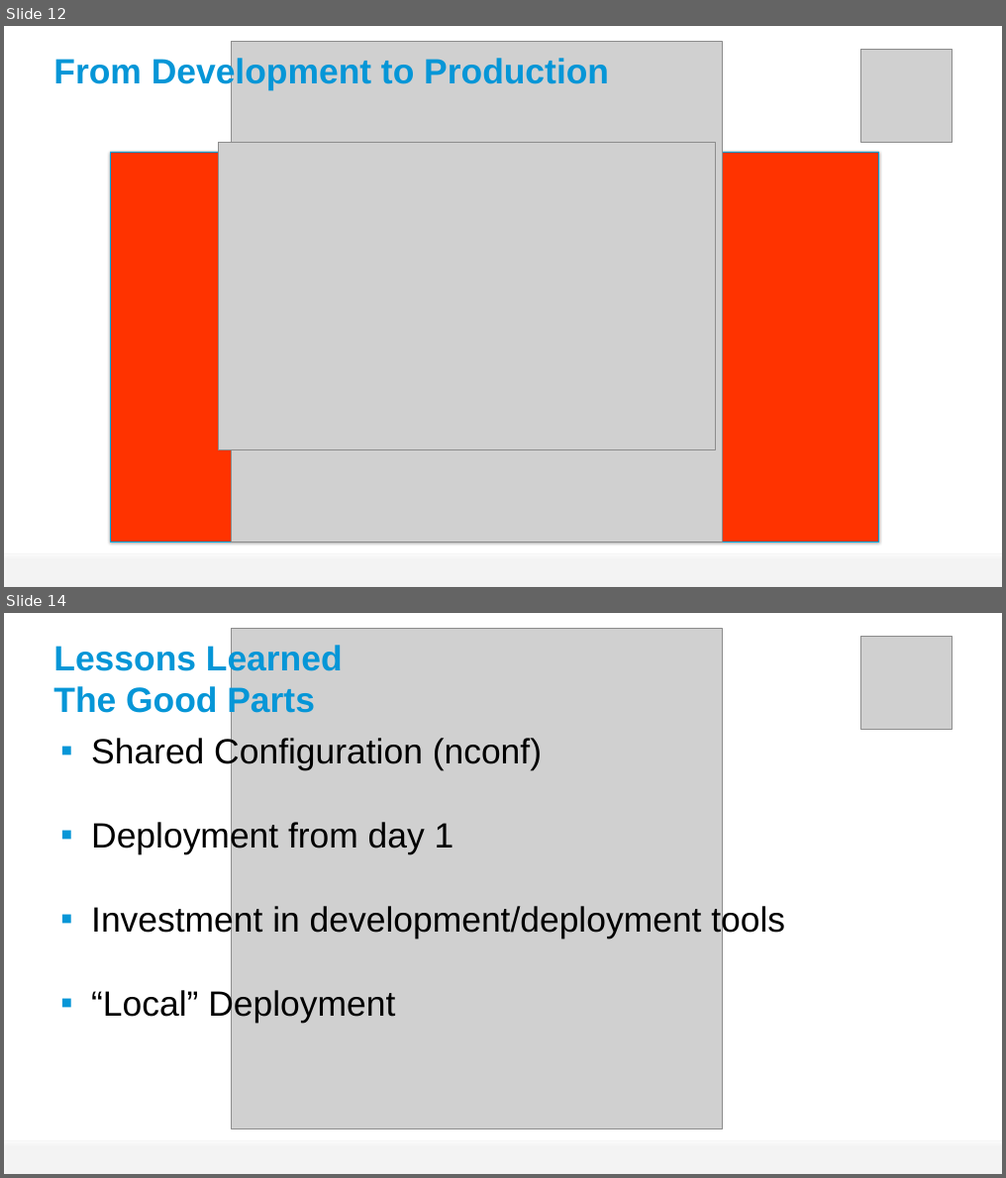
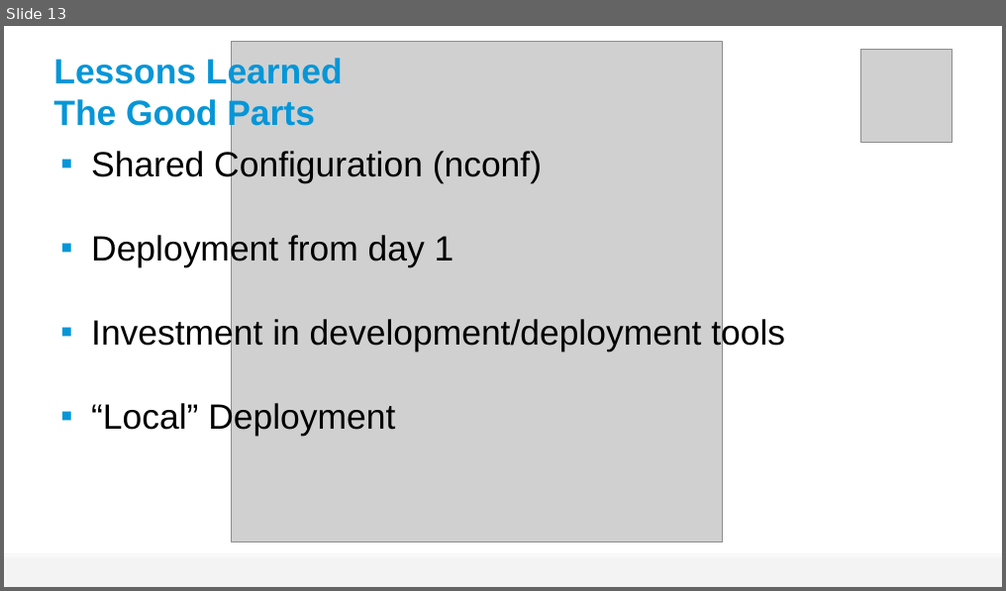
Before and after one commit to guillaume-brossard/tech-summit, a slide deck: 2014/supersize-nodejs/supersize-nodejs-gb.pptx. Shown one above the other, each under a label of ours: slides 12 and 14 before the commit, slide 13 after it; the slides between them are not shown. The pictures are 1006x1178 and 1006x591 pixels, drawn with LibreOffice and Linux fonts; fonts in the diff are those of the drawing; grey boxes stand for pictures; background and template pictures are left out. Boxes give left, top, right and bottom in pixels: in the first picture for what was removed or moved away, otherwise in the second. Text is boxed around its words. In the diff, an @@ line names an element or a change of style, - is before the commit and + after.

```diff
--- a/2014/supersize-nodejs/supersize-nodejs-gb.pptx
+++ b/2014/supersize-nodejs/supersize-nodejs-gb.pptx
@@ slide 12 removed at (4,26,1002,587), background picture (left out); not listed: 1 template element that a slide beside it also shows @@
@@ picture removed at (232,41,722,542) @@
@@ picture removed at (860,49,952,142) @@
@@ title removed at (54,56,609,90) @@
-From Development to Production
@@ picture removed at (218,142,715,451) @@
@@ rectangle removed at (110,152,879,543) @@
@@ what was slide 14 is now slide 13 @@
```
Also in this commit, not shown: 4 slides changed, 2 other files.
